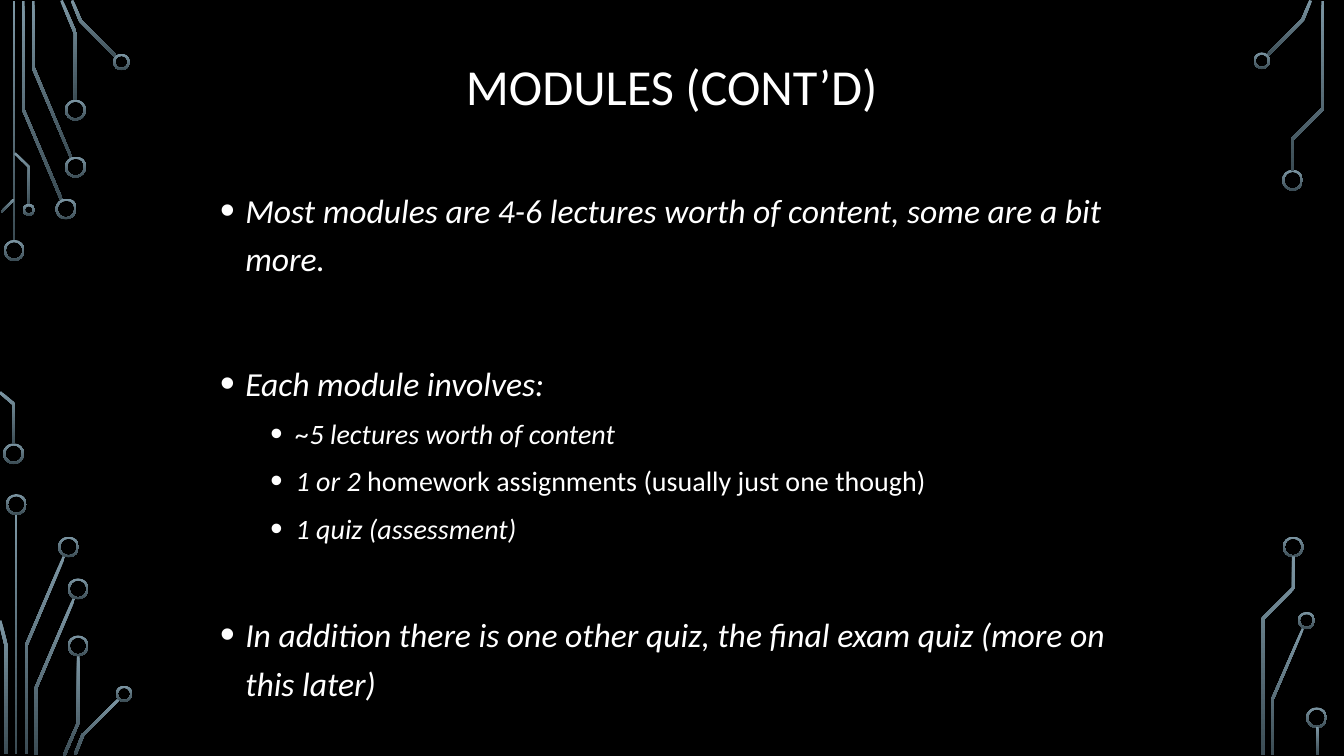
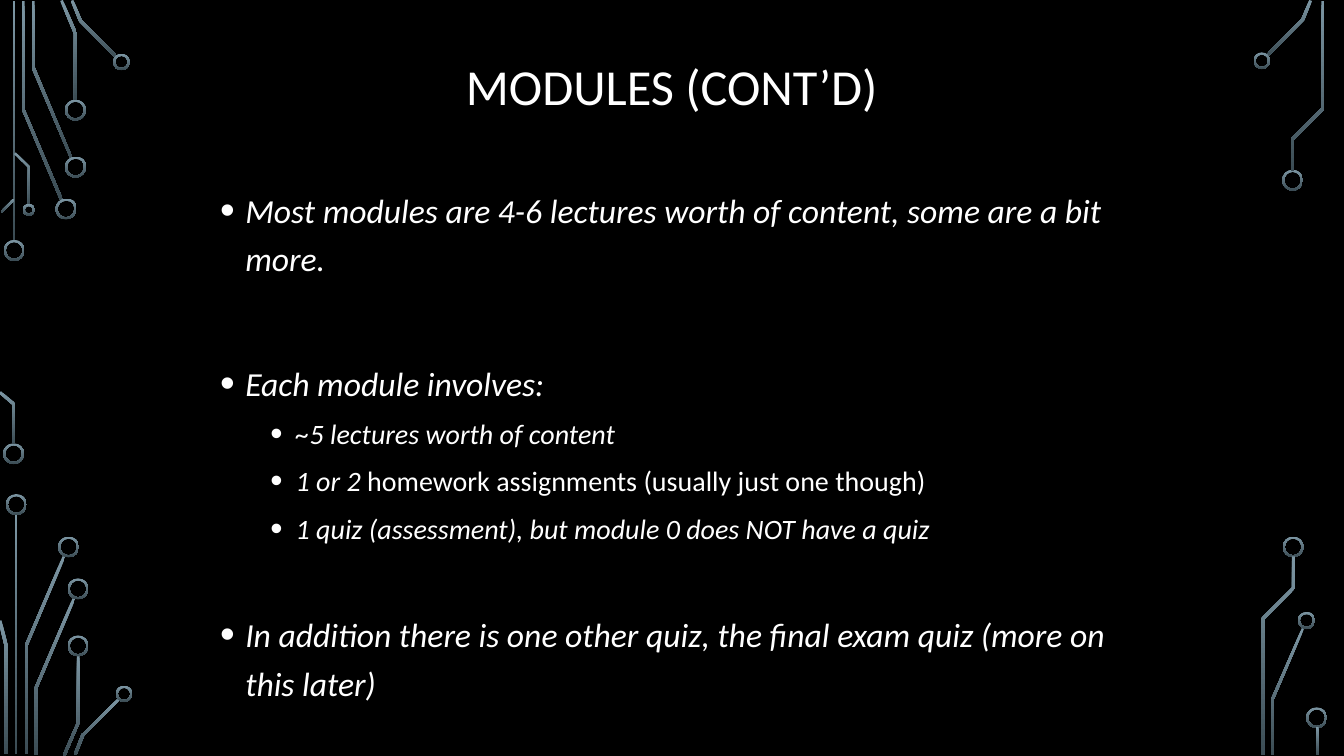
Before and after one commit to markfloryan/dmt2, a slide deck: slide 18 of slides/00-CourseIntroduction.pptx (slide 15 before the commit). Drawn at 1344x756 pixels with LibreOffice and Linux fonts; fonts in the diff are those of the drawing; background and template pictures are left out. Boxes give left, top, right and bottom in pixels: in the first picture for what was removed or moved away, otherwise in the second. Text is boxed around its words. In the diff, an @@ line names an element or a change of style, - is before the commit and + after.

```diff
--- a/slides/00-CourseIntroduction.pptx
+++ b/slides/00-CourseIntroduction.pptx
@@ text at (296, 518, 929, 544): text changed @@
-  • 1 quiz (assessment)
+  • 1 quiz (assessment), but module 0 does NOT have a quiz
```
Also in this commit, not shown: 10 other slides changed, 6 slides added, 1 slide removed, 10 other files.
